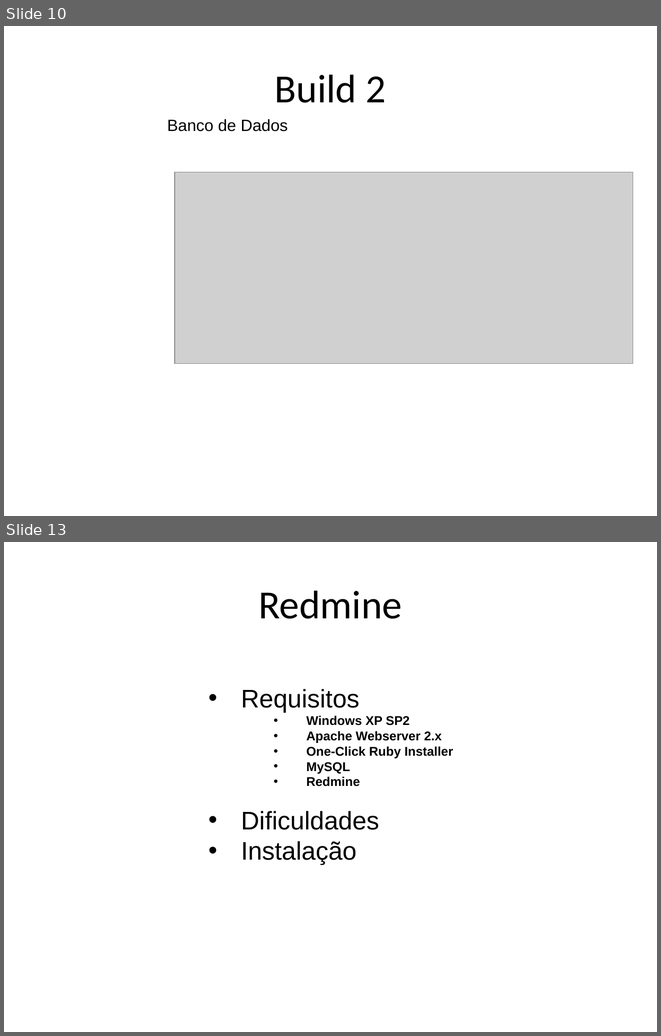
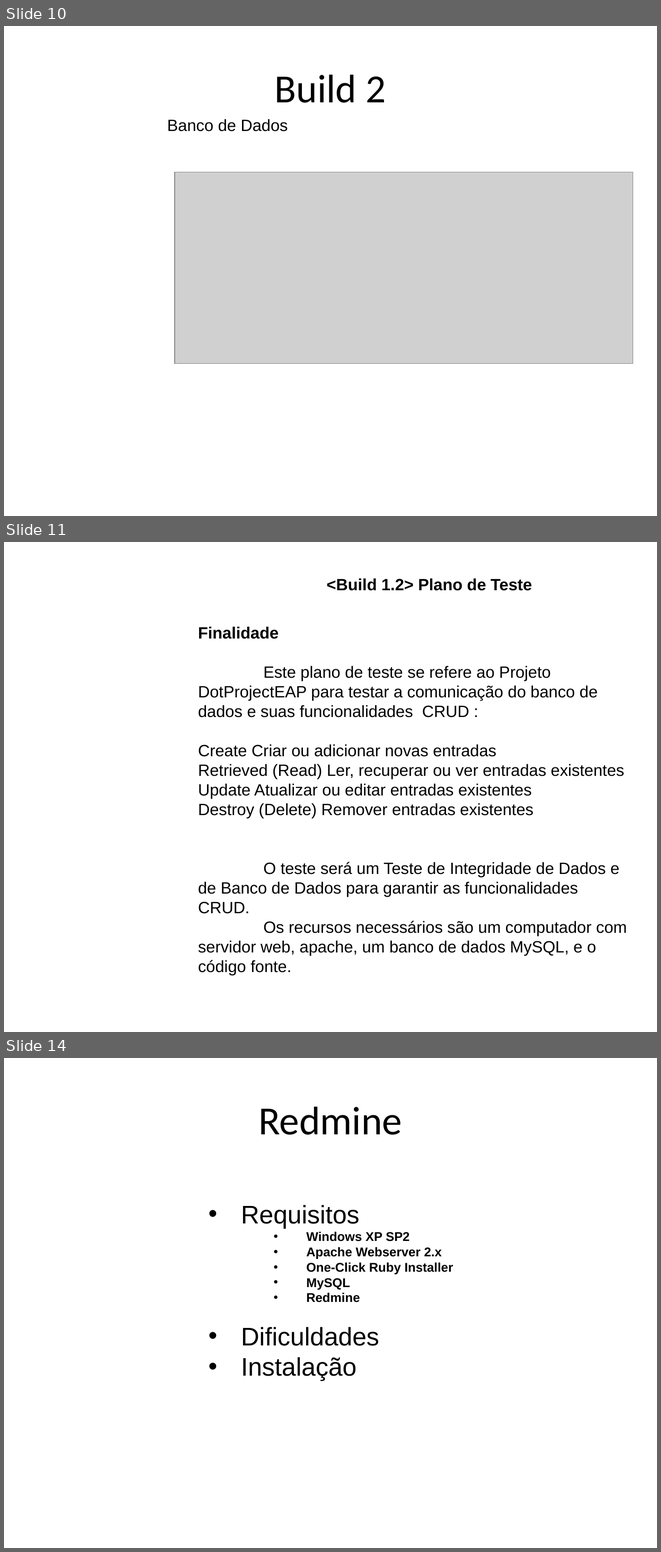
Before and after one commit to carlosneo/dotprojecteap, a slide deck: Dot Project EAP/4. System Management/Apresentacoes/apresentaoV5.pptx. Shown one above the other, each under a label of ours: slides 10 and 13 before the commit, slides 10, 11 and 14 after it; the slides between them are not shown. The pictures are 661x1036 and 661x1552 pixels, drawn with LibreOffice and Linux fonts; fonts in the diff are those of the drawing; grey boxes stand for pictures; background and template pictures are left out. Boxes give left, top, right and bottom in pixels: in the first picture for what was removed or moved away, otherwise in the second. Text is boxed around its words. In the diff, an @@ line names an element or a change of style, - is before the commit and + after.

```diff
--- a/Dot Project EAP/4. System Management/Apresentacoes/apresentaoV5.pptx
+++ b/Dot Project EAP/4. System Management/Apresentacoes/apresentaoV5.pptx
@@ slide 11 added at [4,542,657,1032], background picture (left out) @@
@@ text added at [327,578,532,591], 18 pt, text #000000, bold @@
+<Build 1.2> Plano de Teste
@@ text added at [198,626,627,974], 18 pt, text #000000 @@
+Finalidade
+Este plano de teste se refere ao Projeto DotProjectEAP para testar a comunicação do banco de dados e suas funcionalidades CRUD :
+Create Criar ou adicionar novas entradas
+Retrieved (Read) Ler, recuperar ou ver entradas existentes
+Update Atualizar ou editar entradas existentes
+Destroy (Delete) Remover entradas existentes
+O teste será um Teste de Integridade de Dados e de Banco de Dados para garantir as funcionalidades CRUD.
+Os recursos necessários são um computador com servidor web, apache, um banco de dados MySQL, e o código fonte.
@@ what was slide 13 is now slide 14 @@
```
Also in this commit, not shown: 2 other slides added, 2 slides removed, 1 other file.
